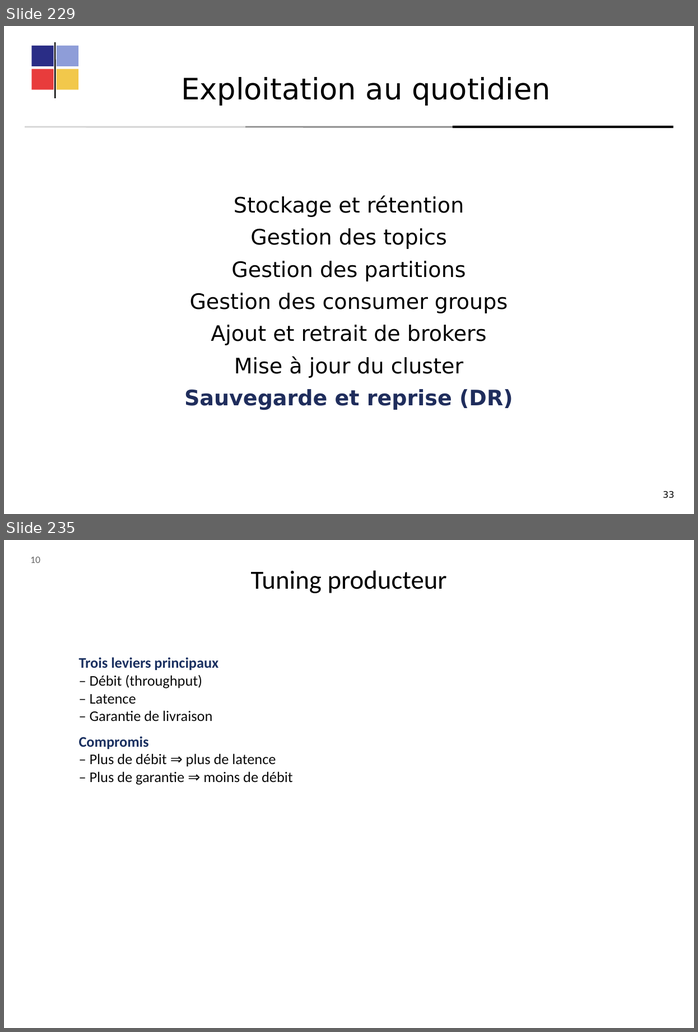
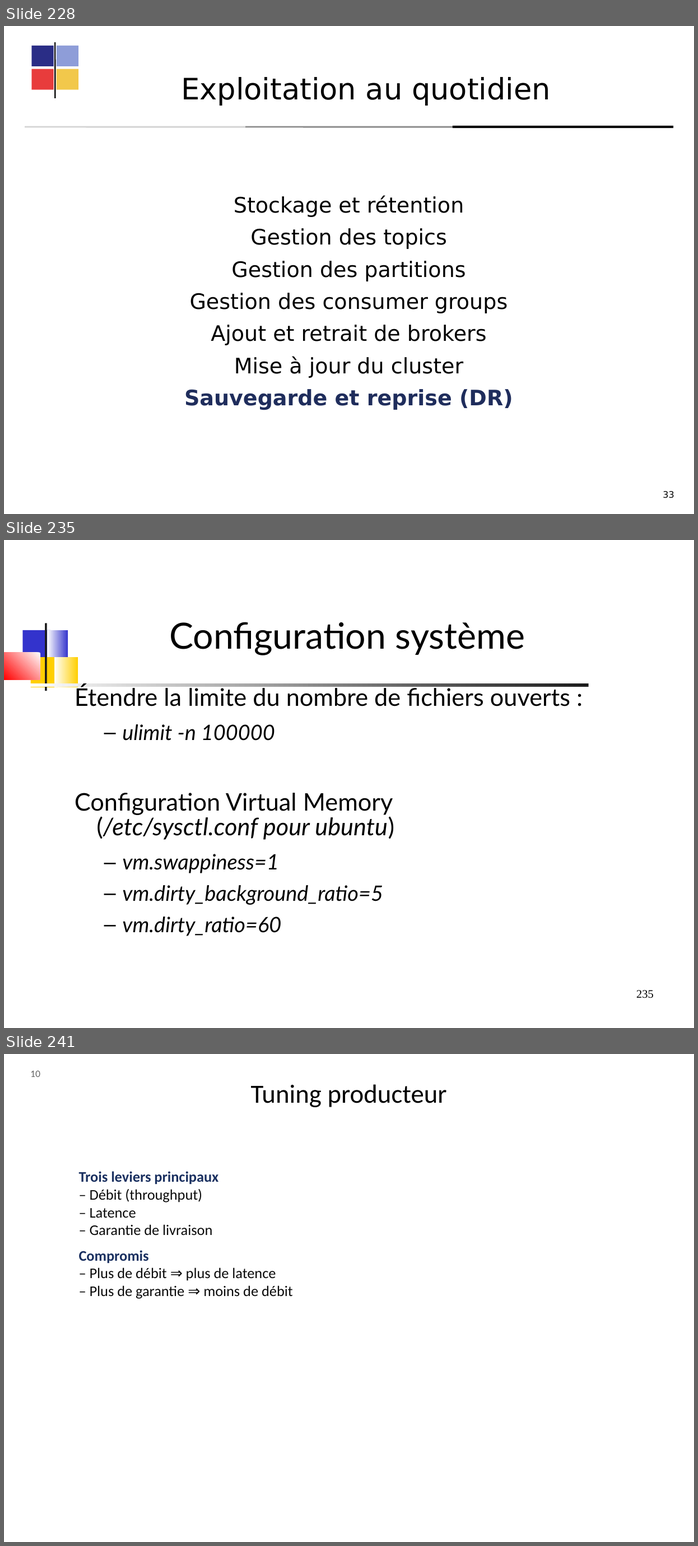
Before and after one commit to dthibau/kafka, a slide deck: KafkaAdmin.odp. Shown one above the other, each under a label of ours: slides 229 and 235 before the commit, slides 228, 235 and 241 after it; the slides between them are not shown. The pictures are 698x1032 and 698x1546 pixels, drawn with LibreOffice and Linux fonts; fonts in the diff are those of the drawing. Boxes give left, top, right and bottom in pixels: in the first picture for what was removed or moved away, otherwise in the second. Text is boxed around its words. In the diff, an @@ line names an element or a change of style, - is before the commit and + after.

```diff
--- a/KafkaAdmin.odp
+++ b/KafkaAdmin.odp
@@ slide 235 added at (x1=4, y1=540, x2=694, y2=1028), background #FFFFFF @@
@@ title added at (x1=169, y1=622, x2=525, y2=655), 44 pt, text #000000 @@
+Configuration système
@@ group added at (x1=4, y1=623, x2=589, y2=691): 5 freeform shapes, 2 rounded rectangles @@
@@ text added at (x1=75, y1=685, x2=570, y2=936), 29.6 pt, text #000000, italic @@
+Étendre la limite du nombre de fichiers ouverts :
+  – ulimit -n 100000
+Configuration Virtual Memory
+(/etc/sysctl.conf pour ubuntu)
+  – vm.swappiness=1
+  – vm.dirty_background_ratio=5
+  – vm.dirty_ratio=60
@@ page number added at (x1=636, y1=990, x2=654, y2=998), 14 pt, text #000000 @@
+235
@@ what was slide 229 is now slide 228 @@
@@ what was slide 235 is now slide 241 @@
```
Also in this commit, not shown: 30 slides changed, 8 other slides added, 3 slides removed, 1 other file.
